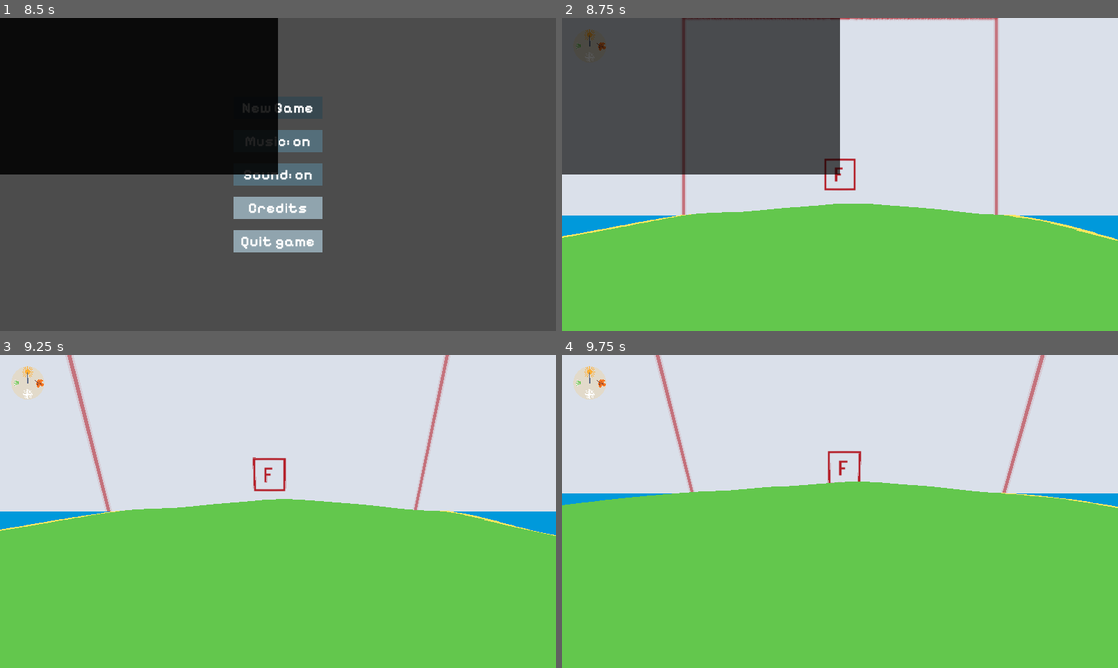
Above: before the commit, frames 1-4 (two rows, left to right).
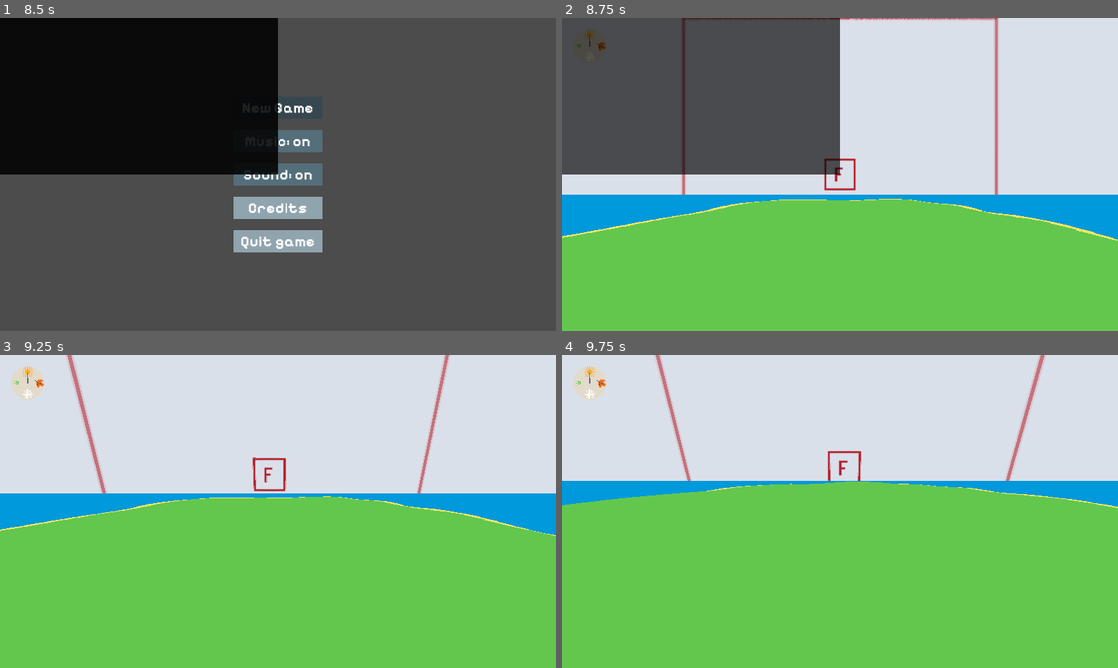
Above: after the commit, the same moments.

Repository: dzejpi/natura
Game: Godot game, scene res://scenes/game_scenes/SplashScene.tscn
Same seed, same stepped clock (60 frames per second), same inputs: the game is played once before the commit and once after it.
Inputs (mouse positions are in pixels of both pictures, inside the frame that each line leads up to):
- Up to frame 1 (8.5 s): move the mouse to (400, 158) at 0.52 s; hold D (move_right) 0.53-1.28 s; tap E (dialog_end) every 2.25 s from 0.6 to 7.35 s; tap Space (move_jump) at 0.77, 1.52, 3.02, 3.77, 4.52, 5, 6.02, 6.77, 7.52 s; move the mouse to (166, 190) at 1.27 s; hold S (move_down) 1.28-2.03 s; tap Ctrl (move_crouch) at 1.35, 5.85 s; tap Enter at 2, 5.75 s; move the mouse to (333, 105) at 2.02 s; hold D (move_right) 2.03-2.78 s; hold Shift (move_sprint) 2.03-2.78 s; move the mouse to (250, 237) at 2.77 s; hold W (move_up) 2.78-3.53 s; move the mouse to (444, 221) at 3.52 s; hold Ctrl (move_crouch) 3.53-4.28 s; hold A (move_left) 3.53-5.03 s; move the mouse to (111, 127) at 4.27 s; tap Shift (move_sprint) at 4.35 s; move the mouse to (305, 174) at 5.02 s; hold S (move_down) 5.03-5.78 s; move the mouse to (194, 96) at 5.77 s; hold D (move_right) 5.78-6.53 s; move the mouse to (400, 158) at 6.52 s; hold W (move_up) 6.53-7.28 s; hold Shift (move_sprint) 6.53-7.28 s; move the mouse to (166, 190) at 7.27 s; hold D (move_right) 7.28-8 s; click "New Game" at 8 s
- Up to frame 2 (8.75 s): no input
- Up to frame 3 (9.25 s): move the mouse to (289, 505) at 8.77 s; hold W (move_up) from 8.78 s (still down); hold Ctrl (move_crouch) from 8.78 s (still down)
- Up to frame 4 (9.75 s): move the mouse to (834, 517) at 9.52 s; release W (move_up) at 9.53 s; release Ctrl (move_crouch) at 9.53 s; hold A (move_left) from 9.53 s (still down); tap Shift (move_sprint) at 9.6 s

Frame 1 is identical in both runs. In frame 2, 5.5% of the frame differs, in the area x 0-100%, y 56-71%; in frame 3, 4.6%; in frame 4, 2.8%.

Commit message:
Adjusted the water a little bit, and increased how far away can the player look.

Diff:
--- a/scenes/game_scenes/GameSceneOne.tscn
+++ b/scenes/game_scenes/GameSceneOne.tscn
@@ -849,6 +849,7 @@
 [node name="natura_world_255" parent="WorldTerrain" instance=ExtResource( 250 )]
 
 [node name="WaterTerrain" type="Spatial" parent="."]
+transform = Transform( 1, 0, 0, 0, 1, 0, 0, 0, 1, 0, 0.05, 0 )
 
 [node name="natura_water" parent="WaterTerrain" instance=ExtResource( 262 )]
 transform = Transform( 256, 0, 0, 0, 256, 0, 0, 0, 256, 0, -7.7, 0 )
--- a/scenes/player/PlayerScene.tscn
+++ b/scenes/player/PlayerScene.tscn
@@ -78,6 +78,7 @@
 
 [node name="PlayerCamera" type="Camera" parent="PlayerHead"]
 fov = 90.0
+far = 200.0
 
 [node name="AnimationPlayer" type="AnimationPlayer" parent="PlayerHead/PlayerCamera"]
 "anims/Head Bob" = SubResource( 2 )
Not shown, removed: 3d/world/export/natura_world_255.gltf.import
